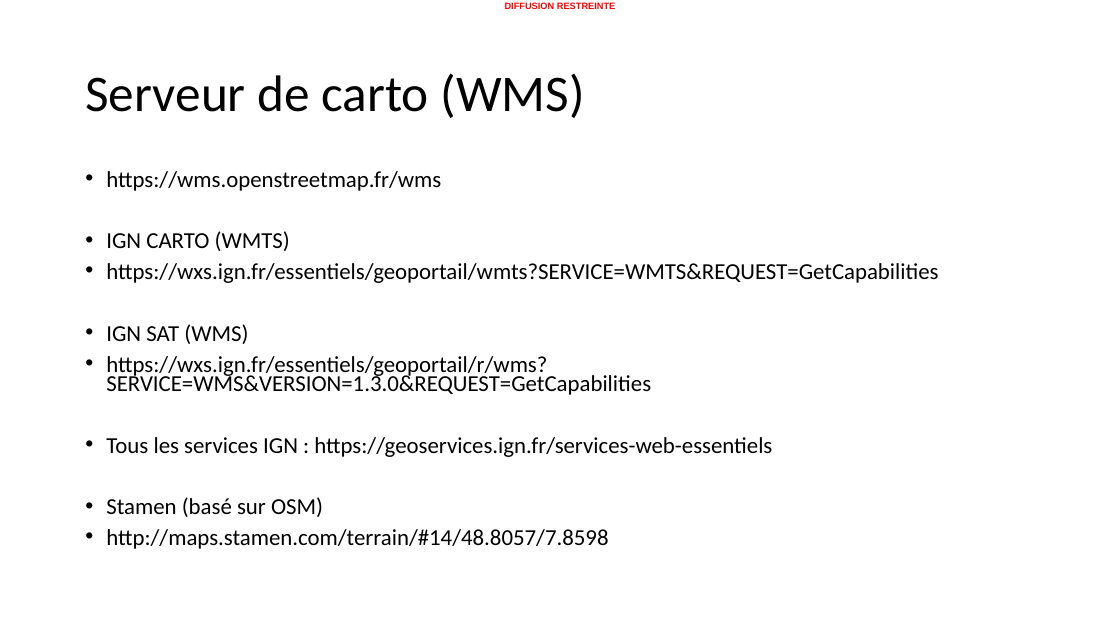
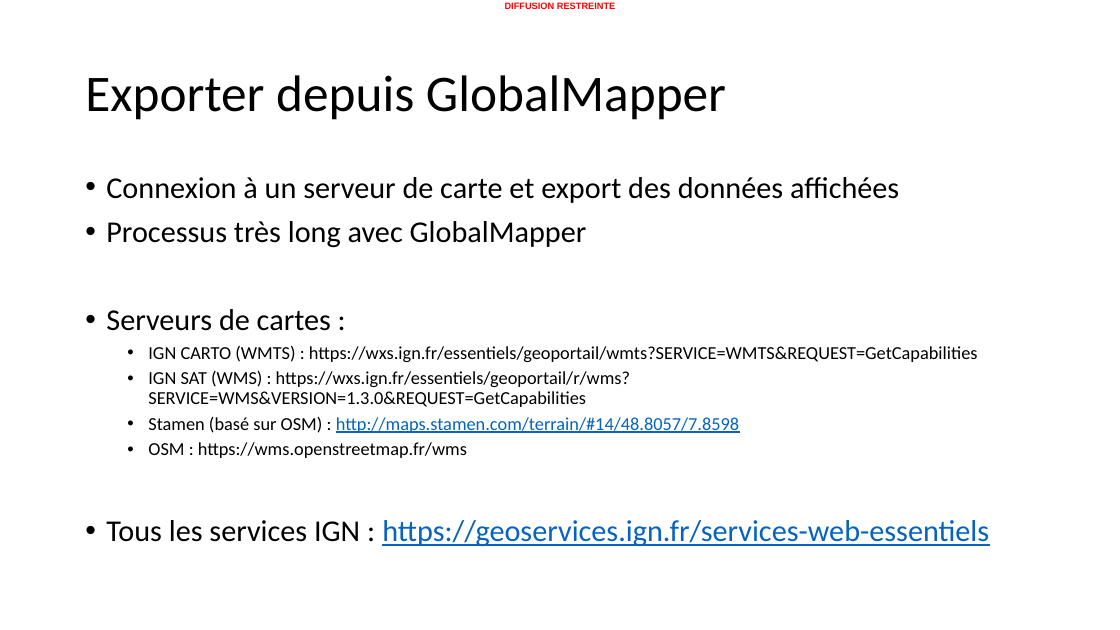
Before and after one commit to 20100dbg/OutilsGeo, a slide deck: slide 20 of cours/Guide - obtenir des cartes.pptx (slide 13 before the commit). Drawn at 1120x630 pixels with LibreOffice and Linux fonts; fonts in the diff are those of the drawing; background and template pictures are left out. Boxes give left, top, right and bottom in pixels: in the first picture for what was removed or moved away, otherwise in the second. Text is boxed around its words. In the diff, an @@ line names an element or a change of style, - is before the commit and + after.

```diff
--- a/cours/Guide - obtenir des cartes.pptx
+++ b/cours/Guide - obtenir des cartes.pptx
@@ title at [85, 75, 726, 120]: text changed @@
-Serveur de carto (WMS)
+Exporter depuis GlobalMapper
@@ text at [106, 177, 978, 458]: text changed; size 19.6 to 15.7 pt @@
-• https://wms.openstreetmap.fr/wms
-• IGN CARTO (WMTS)
-• https://wxs.ign.fr/essentiels/geoportail/wmts?SERVICE=WMTS&REQUEST=GetCapabilities
-• IGN SAT (WMS)
-• https://wxs.ign.fr/essentiels/geoportail/r/wms?SERVICE=WMS&VERSION=1.3.0&REQUEST=GetCapabilities
+• Connexion à un serveur de carte et export des données affichées
+• Processus très long avec GlobalMapper
+• Serveurs de cartes :
+  • IGN CARTO (WMTS) : https://wxs.ign.fr/essentiels/geoportail/wmts?SERVICE=WMTS&REQUEST=GetCapabilities
+  • IGN SAT (WMS) : https://wxs.ign.fr/essentiels/geoportail/r/wms?SERVICE=WMS&VERSION=1.3.0&REQUEST=GetCapabilities
+  • Stamen (basé sur OSM) : http://maps.stamen.com/terrain/#14/48.8057/7.8598
+  • OSM : https://wms.openstreetmap.fr/wms
@@ text at [106, 497, 608, 549]: paragraphs removed @@
-• Stamen (basé sur OSM)
-• http://maps.stamen.com/terrain/#14/48.8057/7.8598
@@ text at [106, 520, 989, 547]: size 19.6 to 25.9 pt in "Tous les services IGN : https://geoservices.ign.fr/services- ..."; text colour #000000 to #0563C1, underline on in "https://geoservices.ign.fr/services-web-essentiels"; line spacing 0.7 to 0.9 @@
```
Also in this commit, not shown: 7 other slides changed, 10 slides added, 6 slides removed, 1 other file.
